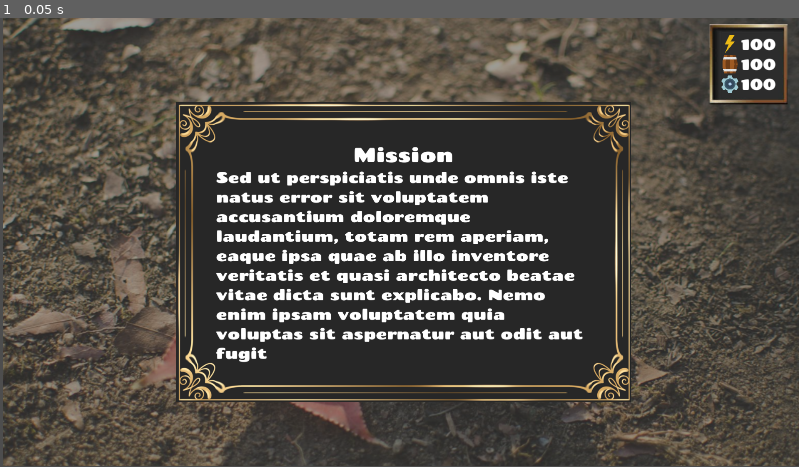
Above: before the commit, frame 1.
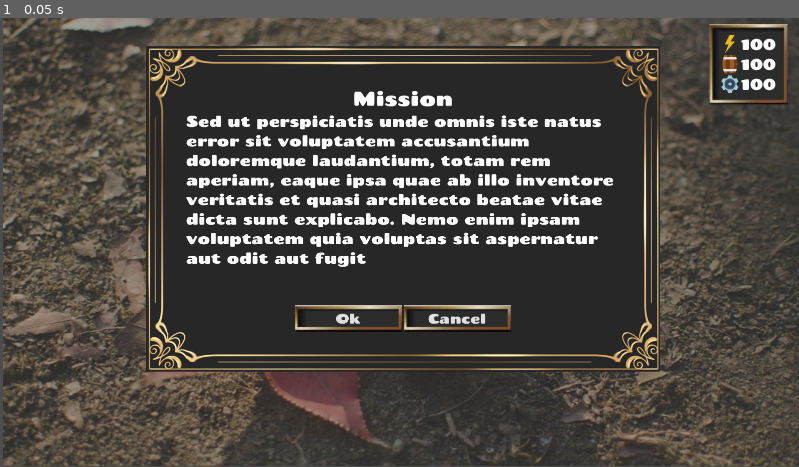
Above: after the commit, the same moment.

Repository: rCotche/gdUITuto
Game: Godot game, scene res://scenes/tuto_ui.tscn
Two runs of this game, one before a commit and one after it. Both use one fixed random seed, a clock stepped at 60 frames per second and the inputs below.
Inputs:
- Up to frame 1 (0.05 s): no input

The runs differ from the first frame. In frame 1, 25% of the frame differs, in the area x 18-83%, y 6-86%.

Commit message:
40:32, btn and spacer trick

Diff:
--- a/our_theme.tres
+++ b/our_theme.tres
@@ -1,8 +1,9 @@
-[gd_resource type="Theme" load_steps=6 format=3 uid="uid://2gbmat8o2uup"]
+[gd_resource type="Theme" load_steps=12 format=3 uid="uid://2gbmat8o2uup"]
 
 [ext_resource type="Texture2D" uid="uid://cubej8ep5adl0" path="res://images/bigCadre.png" id="1_asvem"]
 [ext_resource type="FontFile" uid="uid://bmij7hpre2r61" path="res://font/Chango-Regular.ttf" id="1_tky41"]
 [ext_resource type="Texture2D" uid="uid://bqqfv8u6j32oq" path="res://images/cadre.png" id="2_g76yj"]
+[ext_resource type="Texture2D" uid="uid://cbv1c5d58g3qs" path="res://images/disabledCadre.png" id="3_4pw1i"]
 
 [sub_resource type="StyleBoxTexture" id="StyleBoxTexture_4pw1i"]
 texture = ExtResource("1_asvem")
@@ -10,6 +11,41 @@
 texture_margin_top = 96.0
 texture_margin_right = 96.0
 texture_margin_bottom = 96.0
+
+[sub_resource type="StyleBoxTexture" id="StyleBoxTexture_dgb66"]
+texture = ExtResource("3_4pw1i")
+texture_margin_left = 12.0
+texture_margin_top = 12.0
+texture_margin_right = 12.0
+texture_margin_bottom = 12.0
+
+[sub_resource type="StyleBoxTexture" id="StyleBoxTexture_j4lf2"]
+texture = ExtResource("2_g76yj")
+texture_margin_left = 12.0
+texture_margin_top = 12.0
+texture_margin_right = 12.0
+texture_margin_bottom = 12.0
+
+[sub_resource type="StyleBoxTexture" id="StyleBoxTexture_t5mt0"]
+texture = ExtResource("2_g76yj")
+texture_margin_left = 12.0
+texture_margin_top = 12.0
+texture_margin_right = 12.0
+texture_margin_bottom = 12.0
+
+[sub_resource type="StyleBoxTexture" id="StyleBoxTexture_3nwsx"]
+texture = ExtResource("2_g76yj")
+texture_margin_left = 12.0
+texture_margin_top = 12.0
+texture_margin_right = 12.0
+texture_margin_bottom = 12.0
+
+[sub_resource type="StyleBoxTexture" id="StyleBoxTexture_srra6"]
+texture = ExtResource("2_g76yj")
+texture_margin_left = 12.0
+texture_margin_top = 12.0
+texture_margin_right = 12.0
+texture_margin_bottom = 12.0
 
 [sub_resource type="StyleBoxTexture" id="StyleBoxTexture_tky41"]
 texture = ExtResource("2_g76yj")
@@ -21,6 +57,13 @@
 [resource]
 BigPanelContainer/base_type = &"PanelContainer"
 BigPanelContainer/styles/panel = SubResource("StyleBoxTexture_4pw1i")
+Button/font_sizes/font_size = 32
+Button/fonts/font = ExtResource("1_tky41")
+Button/styles/disabled = SubResource("StyleBoxTexture_dgb66")
+Button/styles/focus = SubResource("StyleBoxTexture_j4lf2")
+Button/styles/hover = SubResource("StyleBoxTexture_t5mt0")
+Button/styles/normal = SubResource("StyleBoxTexture_3nwsx")
+Button/styles/pressed = SubResource("StyleBoxTexture_srra6")
 HeaderLarge/font_sizes/font_size = 48
 Label/font_sizes/font_size = 36
 Label/fonts/font = ExtResource("1_tky41")
--- a/scenes/tuto_ui.tscn
+++ b/scenes/tuto_ui.tscn
@@ -67,10 +67,10 @@
 text = "100"
 
 [node name="dialogue" type="PanelContainer" parent="CanvasLayer"]
-offset_left = 423.0
-offset_top = 202.0
-offset_right = 1517.0
-offset_bottom = 909.0
+offset_left = 351.0
+offset_top = 67.0
+offset_right = 1586.0
+offset_bottom = 850.0
 theme_type_variation = &"BigPanelContainer"
 
 [node name="VBoxContainer" type="VBoxContainer" parent="CanvasLayer/dialogue"]
@@ -86,3 +86,30 @@
 layout_mode = 2
 text = "Sed ut perspiciatis unde omnis iste natus error sit voluptatem accusantium doloremque laudantium, totam rem aperiam, eaque ipsa quae ab illo inventore veritatis et quasi architecto beatae vitae dicta sunt explicabo. Nemo enim ipsam voluptatem quia voluptas sit aspernatur aut odit aut fugit"
 autowrap_mode = 2
+
+[node name="Spacer3" type="Control" parent="CanvasLayer/dialogue/VBoxContainer"]
+layout_mode = 2
+size_flags_horizontal = 3
+size_flags_vertical = 3
+
+[node name="HBoxContainer" type="HBoxContainer" parent="CanvasLayer/dialogue/VBoxContainer"]
+layout_mode = 2
+
+[node name="Spacer" type="Control" parent="CanvasLayer/dialogue/VBoxContainer/HBoxContainer"]
+layout_mode = 2
+size_flags_horizontal = 3
+
+[node name="OkButton" type="Button" parent="CanvasLayer/dialogue/VBoxContainer/HBoxContainer"]
+layout_mode = 2
+size_flags_horizontal = 3
+text = "Ok
+"
+
+[node name="CancelButton" type="Button" parent="CanvasLayer/dialogue/VBoxContainer/HBoxContainer"]
+layout_mode = 2
+size_flags_horizontal = 3
+text = "Cancel"
+
+[node name="Spacer2" type="Control" parent="CanvasLayer/dialogue/VBoxContainer/HBoxContainer"]
+layout_mode = 2
+size_flags_horizontal = 3
Binary file added: images/disabledCadre.png
Not shown, added: images/disabledCadre.png.import
Binary file added: images/stretchratio.png
Not shown, added: images/stretchratio.png.import
Binary file added: images/stretchratioCalcul.png
Not shown, added: images/stretchratioCalcul.png.import
Not shown, changed: notes.txt
